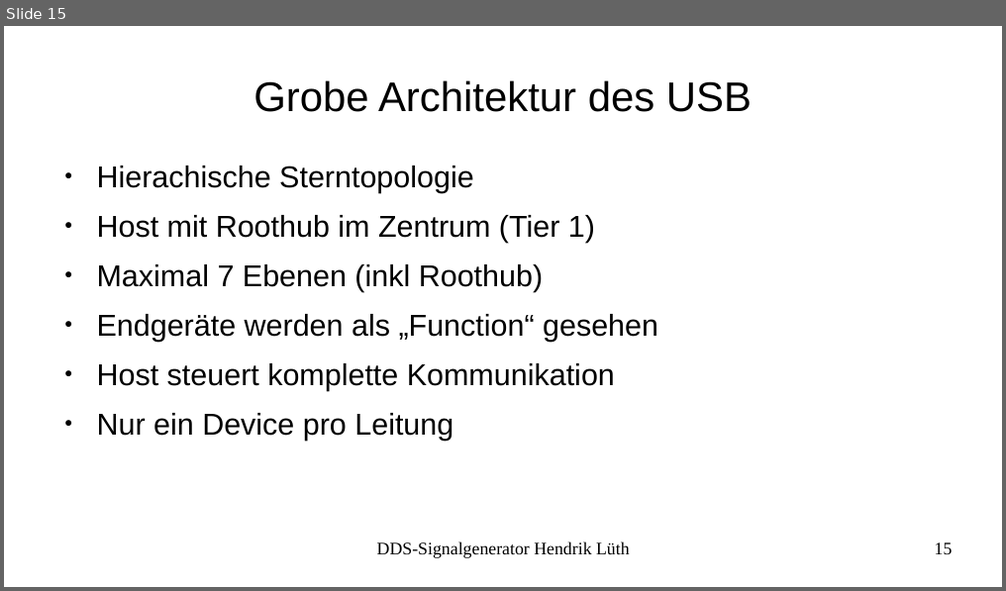
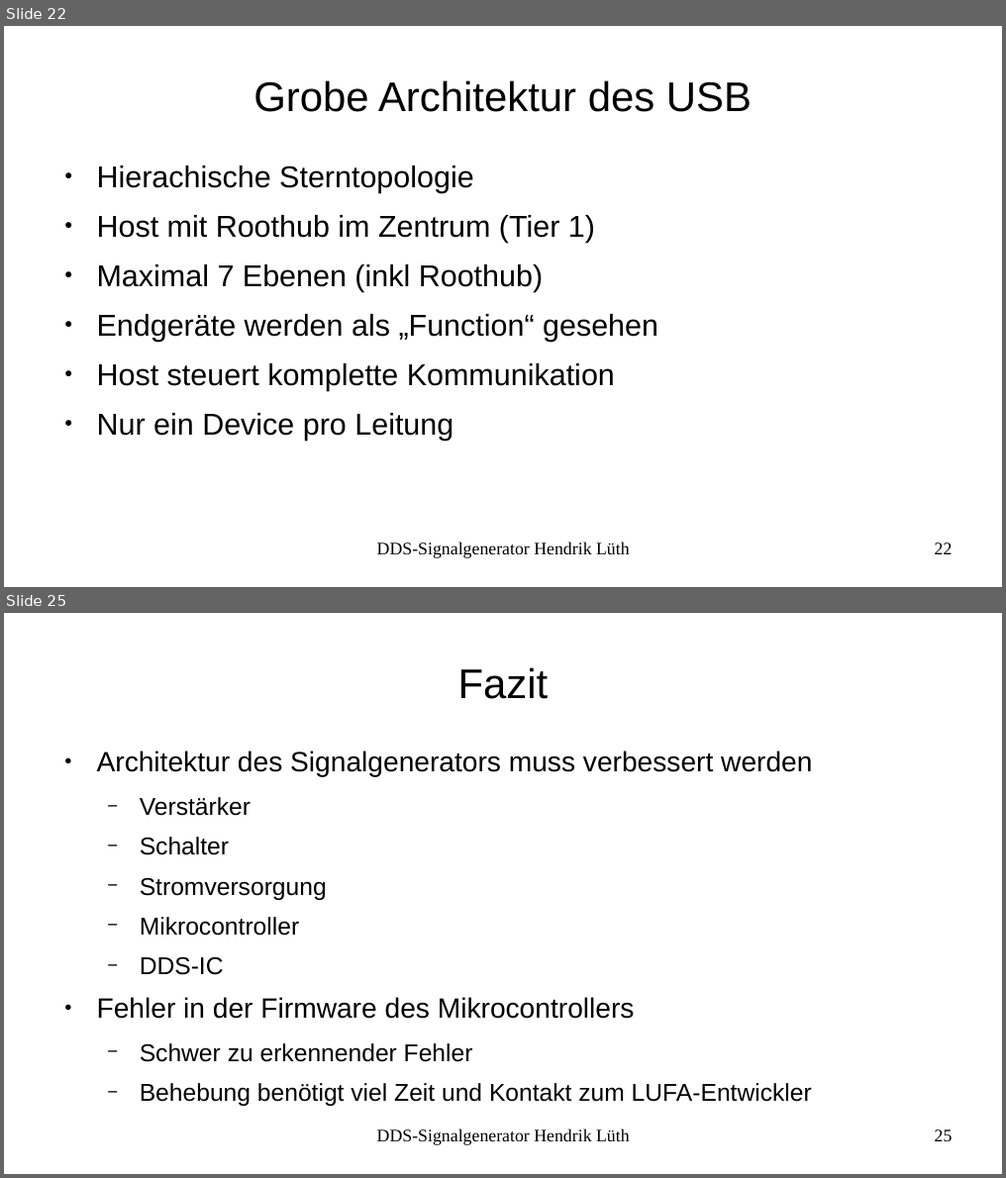
Before and after one commit to LabConnect/Signalgenerator, a slide deck: docs/Präsentation_Prüfung/Präsentation-Signalgenerator.odp. Shown one above the other, each under a label of ours: slide 15 before the commit, slides 22 and 25 after it; the slides between them are not shown. The pictures are 1006x591 and 1006x1178 pixels, drawn with LibreOffice and Linux fonts; fonts in the diff are those of the drawing. Boxes give left, top, right and bottom in pixels: in the first picture for what was removed or moved away, otherwise in the second. Text is boxed around its words. In the diff, an @@ line names an element or a change of style, - is before the commit and + after.

```diff
--- a/docs/Präsentation_Prüfung/Präsentation-Signalgenerator.odp
+++ b/docs/Präsentation_Prüfung/Präsentation-Signalgenerator.odp
@@ slide 25 added at (4,613,1002,1174), background #FFFFFF @@
@@ title added at (458,667,548,699), 33 pt, text #000000 @@
+Fazit
@@ text added at (97,751,812,1106), 19.4 pt, text #000000 @@
+● Architektur des Signalgenerators muss verbessert werden
+  − Verstärker
+  − Schalter
+  − Stromversorgung
+  − Mikrocontroller
+  − DDS-IC
+● Fehler in der Firmware des Mikrocontrollers
+  − Schwer zu erkennender Fehler
+  − Behebung benötigt viel Zeit und Kontakt zum LUFA-Entwickler
@@ text added at (377,1129,630,1146), 14 pt, text #000000 @@
+DDS-Signalgenerator Hendrik Lüth
@@ page number added at (935,1130,952,1142), 14 pt, text #000000 @@
+25
@@ what was slide 15 is now slide 22 @@
@@ page number at (935,543,952,555): text changed @@
-15
+22
```
Also in this commit, not shown: 6 slides changed, 6 other slides added, 1 other file.
